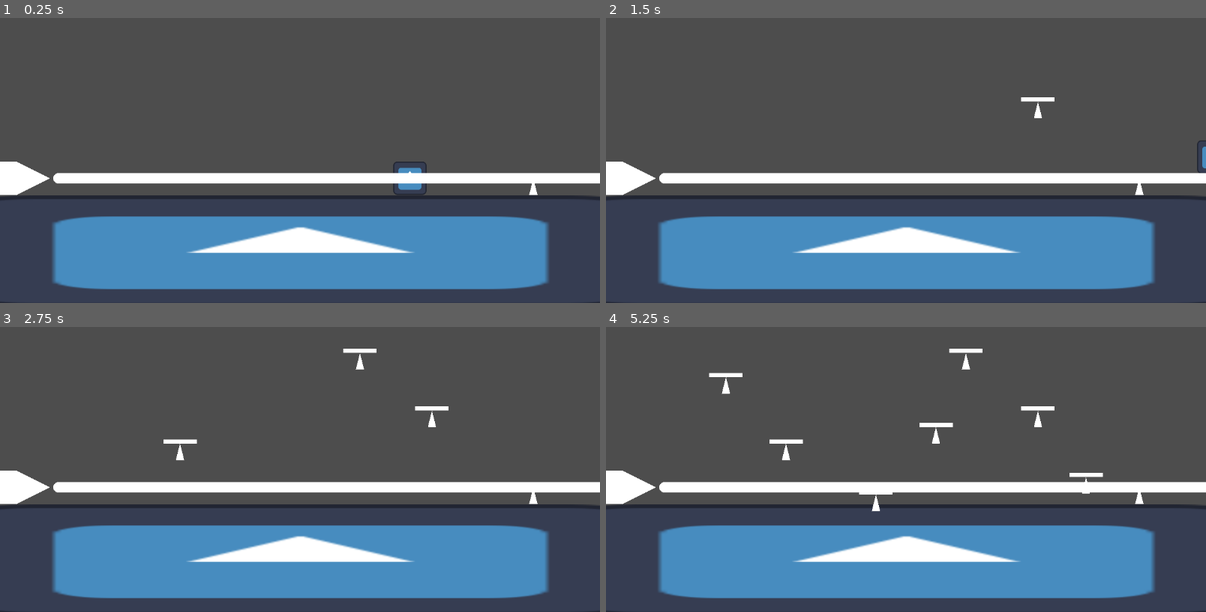
Above: before the commit, frames 1-4 (two rows, left to right).
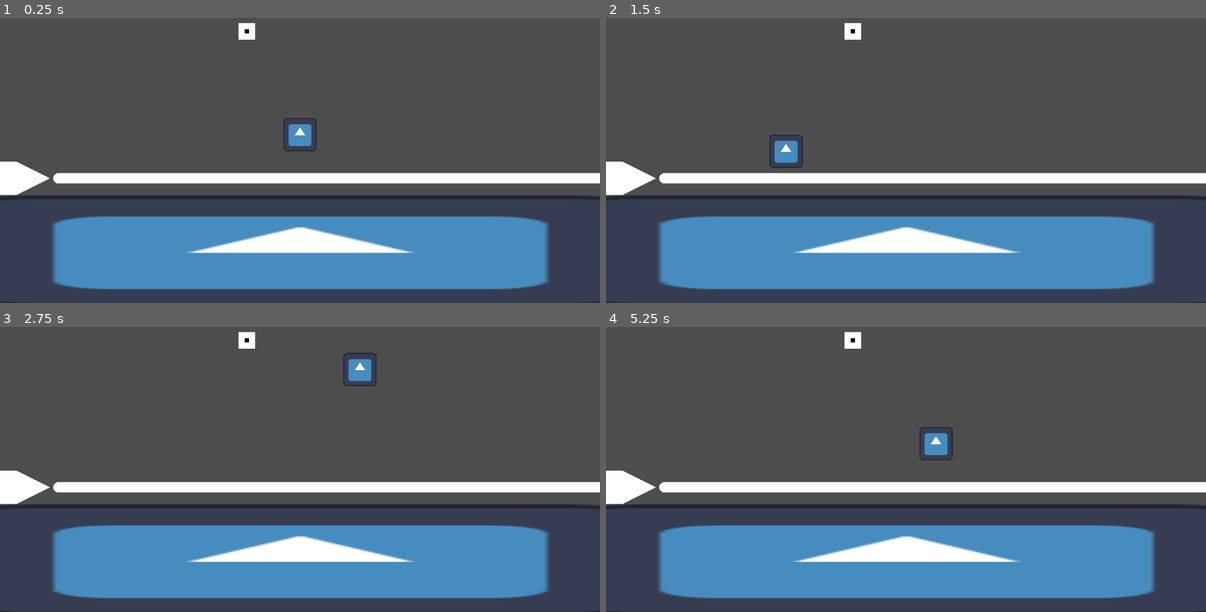
Above: after the commit, the same moments.

Repository: AdilDevStuff/Reflection-Game
Game: Godot game, scene res://scenes/world.tscn
Same seed, same stepped clock (60 frames per second), same inputs: the game is played once before the commit and once after it. The engine's default icon, where the game draws it, is replaced by a stand-in: a white triangle on a blue panel in a dark square.
Inputs (mouse positions are in pixels of both pictures, inside the frame that each line leads up to):
- Up to frame 1 (0.25 s): no input
- Up to frame 2 (1.5 s): tap Enter at 0.5 s; move the mouse to (1038, 117) at 0.52 s; hold D (right) from 0.53 s (still down); click (1038, 117) at 0.6 s; tap Space (jump) at 0.77 s; right-click (1038, 117) at 0.8 s; tap Q (rotate_left) at 1.25 s; move the mouse to (786, 151) at 1.27 s; right-click (786, 151) at 1.35 s
- Up to frame 3 (2.75 s): tap Space (jump) at 1.52 s; click (180, 460) at 1.55 s; tap Enter at 2 s; move the mouse to (360, 369) at 2.02 s; release D (right) at 2.03 s; hold A (left) from 2.03 s (still down); click (360, 369) at 2.1 s; right-click (360, 369) at 2.3 s
- Up to frame 4 (5.25 s): tap Space (jump) at 2.75, 3.02, 3.77, 4.25, 4.52 s; move the mouse to (876, 512) at 2.77 s; release A (left) at 2.78 s; hold D (right) 2.78-4.28 s; right-click (876, 512) at 2.85 s; click (876, 512) at 3.05 s; tap Enter at 3.5 s; move the mouse to (1086, 495) at 3.52 s; click (1086, 495) at 3.6 s; right-click (1086, 495) at 3.8 s; move the mouse to (726, 392) at 4.27 s; hold A (left) 4.28-5.03 s; right-click (726, 392) at 4.35 s; click (726, 392) at 4.55 s; move the mouse to (936, 443) at 5.02 s; hold D (right) from 5.03 s (still down); click (936, 443) at 5.1 s

The runs differ from the first frame. In frame 1, 0.8% of the frame differs, in the area x 39-90%, y 1-63%; in frame 2, 0.8%; in frame 3, 1.0%; in frame 4, 1.4%, in the area x 17-90%, y 1-65%.

Commit message:
Light Sensor

Diff:
--- a/project.godot
+++ b/project.godot
@@ -24,6 +24,7 @@
 
 Mirror=""
 LightSource=""
+LightSensor=""
 
 [input]
 
@@ -42,7 +43,7 @@
 "events": [Object(InputEventKey,"resource_local_to_scene":false,"resource_name":"","device":-1,"window_id":0,"alt_press …(191 unchanged characters)…
 ]
 }
-Click={
+left_click={
 "deadzone": 0.2,
 "events": [Object(InputEventMouseButton,"resource_local_to_scene":false,"resource_name":"","device":-1,"window_id":0,"a …(253 unchanged characters)…
 ]
@@ -57,12 +58,18 @@
 "events": [Object(InputEventKey,"resource_local_to_scene":false,"resource_name":"","device":-1,"window_id":0,"alt_press …(192 unchanged characters)…
 ]
 }
+right_click={
+"deadzone": 0.2,
+"events": [Object(InputEventMouseButton,"resource_local_to_scene":false,"resource_name":"","device":-1,"window_id":0,"alt_pressed":false,"shift_pressed":false,"ctrl_pressed":false,"meta_pressed":false,"button_mask":0,"position":Vector2(0, 0),"global_position":Vector2(0, 0),"factor":1.0,"button_index":2,"canceled":false,"pressed":false,"double_click":false,"script":null)
+]
+}
 
 [layer_names]
 
 2d_physics/layer_1="Player"
 2d_physics/layer_2="World"
 2d_physics/layer_3="Mirror"
+2d_physics/layer_4="LightSensor"
 
 [rendering]
 
--- /dev/null
+++ b/scenes/light_sensor.tscn
@@ -0,0 +1,21 @@
+[gd_scene load_steps=3 format=3 uid="uid://bcy1wol21qaoy"]
+
+[ext_resource type="Script" uid="uid://ctd0nai7nu6er" path="res://scripts/light_sensor.gd" id="1_ga1qv"]
+
+[sub_resource type="RectangleShape2D" id="RectangleShape2D_hutb0"]
+size = Vector2(32, 32)
+
+[node name="LightSensor" type="CharacterBody2D" groups=["LightSensor"]]
+collision_layer = 8
+script = ExtResource("1_ga1qv")
+
+[node name="CollisionShape2D" type="CollisionShape2D" parent="." groups=["LightSensor"]]
+shape = SubResource("RectangleShape2D_hutb0")
+
+[node name="Polygon2D" type="Polygon2D" parent="."]
+show_behind_parent = true
+polygon = PackedVector2Array(-16, -16, 16, -16, 16, 16, -16, 16)
+
+[node name="Light2D" type="Polygon2D" parent="."]
+color = Color(0, 0, 0, 1)
+polygon = PackedVector2Array(-4, -4, 4, -4, 4, 4, -4, 4)
--- a/scenes/mirror.tscn
+++ b/scenes/mirror.tscn
@@ -6,7 +6,7 @@
 size = Vector2(64, 8)
 
 [sub_resource type="CircleShape2D" id="CircleShape2D_af0m4"]
-radius = 100.0
+radius = 69.1158
 
 [sub_resource type="LabelSettings" id="LabelSettings_5o7h0"]
 font_size = 21
@@ -14,6 +14,7 @@
 outline_color = Color(0, 0, 0, 1)
 
 [node name="Mirror" type="CharacterBody2D" node_paths=PackedStringArray("label", "mirror_pivot") groups=["Mirror"]]
+visible = false
 collision_layer = 4
 collision_mask = 2
 script = ExtResource("1_5o7h0")
@@ -45,6 +46,7 @@
 [node name="CollisionShape2D" type="CollisionShape2D" parent="Range"]
 position = Vector2(0, -8)
 shape = SubResource("CircleShape2D_af0m4")
+debug_color = Color(1.29953e-06, 0.650277, 0.102411, 0.42)
 
 [node name="InputPrompt" type="Label" parent="."]
 visible = false
--- a/scenes/world.tscn
+++ b/scenes/world.tscn
@@ -1,19 +1,17 @@
-[gd_scene load_steps=8 format=3 uid="uid://c0lrclbheissc"]
+[gd_scene load_steps=9 format=3 uid="uid://c0lrclbheissc"]
 
 [ext_resource type="PackedScene" uid="uid://bc753si75kru0" path="res://scenes/player.tscn" id="1_rwgxs"]
 [ext_resource type="Texture2D" uid="uid://bh7rxnt4h0fvh" path="res://icon.svg" id="2_4wyf3"]
 [ext_resource type="PackedScene" uid="uid://bjcsplt8ouk6r" path="res://scenes/light_source.tscn" id="3_4wyf3"]
 [ext_resource type="Script" uid="uid://defd2jyehanr6" path="res://scripts/light_ray_manager.gd" id="3_71j4m"]
 [ext_resource type="PackedScene" uid="uid://def2eojugjglu" path="res://scenes/mirror.tscn" id="3_k0juu"]
+[ext_resource type="PackedScene" uid="uid://bcy1wol21qaoy" path="res://scenes/light_sensor.tscn" id="6_i7141"]
 [ext_resource type="Script" uid="uid://b1pyanwno6pjf" path="res://scripts/mirror_placement.gd" id="6_qfnet"]
 
 [sub_resource type="RectangleShape2D" id="RectangleShape2D_k0juu"]
 size = Vector2(128, 130)
 
 [node name="World" type="Node2D"]
-
-[node name="Player" parent="." instance=ExtResource("1_rwgxs")]
-position = Vector2(787, 390)
 
 [node name="Ground" type="StaticBody2D" parent="."]
 position = Vector2(577, 548)
@@ -44,12 +42,17 @@
 begin_cap_mode = 2
 
 [node name="LightRay" type="RayCast2D" parent="LightRayManager"]
-collision_mask = 4
+collision_mask = 12
 
 [node name="Mirrors" type="Node2D" parent="LightRayManager"]
 
 [node name="Mirror" parent="LightRayManager/Mirrors" instance=ExtResource("3_k0juu")]
-position = Vector2(1024, 440)
+position = Vector2(1035, 434)
+
+[node name="LightSensor" parent="LightRayManager" instance=ExtResource("6_i7141")]
+position = Vector2(474, 125)
 
 [node name="MirrorPlacement" type="Node2D" parent="."]
 script = ExtResource("6_qfnet")
+
+[node name="Player" parent="." instance=ExtResource("1_rwgxs")]
--- a/scripts/light_ray_manager.gd
+++ b/scripts/light_ray_manager.gd
@@ -1,6 +1,6 @@
 extends Node2D
 
-@export var max_bounces: int = 3
+@export var max_bounces: int = 10
 
 @export var line: Line2D
 @export var ray_origin: Marker2D
@@ -19,7 +19,7 @@
 
 	for _i in range(max_bounces):
 		var result = cast_ray(start, direction)
-
+		print(result)
 		if result:
 			var collision_point = result.position
 			var collider = result.collider
@@ -34,6 +34,10 @@
 
 				direction = direction.bounce(normal)
 				start = collision_point + direction * 1
+
+			elif collider.is_in_group("LightSensor"):
+				if collider.has_method("on_light_fall"):
+					collider.on_light_fall()
 			else:
 				# Collider is blocking
 				break
--- /dev/null
+++ b/scripts/light_sensor.gd
@@ -0,0 +1,12 @@
+extends CharacterBody2D
+
+var is_light_falling : bool = false
+
+
+func on_light_fall() -> void:
+	is_light_falling = true
+	$Light2D.color = Color(1.0, 0.0, 1.0)
+
+func on_light_unfall() -> void:
+	is_light_falling = false
+	$Light2D.color = Color(0.0, 0.0, 0.0)
--- a/scripts/mirror.gd
+++ b/scripts/mirror.gd
@@ -1,11 +1,14 @@
 extends CharacterBody2D
+class_name Mirror2D
+
+@onready var mirror_handle: Polygon2D = $MirrorHandle
 
 @export var rotation_speed: float = 60.0
-
 @export var label: Label
 @export var mirror_pivot: Node2D
 
 var is_in_range: bool = false
+
 
 func _process(delta: float) -> void:
 	label.visible = is_in_range
@@ -19,6 +22,8 @@
 
 func _on_range_body_entered(body:Node2D) -> void:
 	is_in_range = true
+	mirror_handle.color = Color(0.1, 1, 0.1)
 
 func _on_range_body_exited(body:Node2D) -> void:
 	is_in_range = false
+	mirror_handle.color = Color(1, 1, 1)
--- a/scripts/mirror_placement.gd
+++ b/scripts/mirror_placement.gd
@@ -5,10 +5,17 @@
 
 func _process(_delta: float) -> void:
 	mouse_pos = get_global_mouse_position()
-	if Input.is_action_just_pressed("Click"):
+	$"../Player".position = mouse_pos
+
+	if Input.is_action_just_pressed("left_click"):
 		spawn_obj()
+	if Input.is_action_just_pressed("right_click"):
+		delete_obj()
 
 func spawn_obj():
 	var mirror_instance : Node2D = MIRROR.instantiate()
 	mirror_instance.position = mouse_pos
 	add_child(mirror_instance)
+
+func delete_obj():
+	pass
--- a/scripts/player.gd
+++ b/scripts/player.gd
@@ -1,9 +1,11 @@
 extends CharacterBody2D
+class_name Player2D
 
 @export var speed: float = 400
 @export var jump_force: float = 300
+@export var gravity: float = 980
 
-@export var gravity: float = 980
+var current_mirror : Mirror2D
 
 func _physics_process(delta: float) -> void:
 	if not is_on_floor():
Not shown, added: scripts/light_sensor.gd.uid
